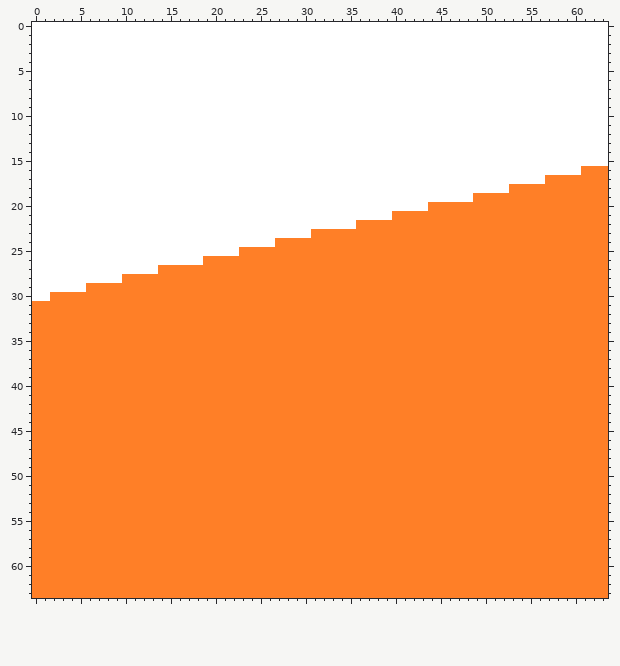
Pixel-art sprite -- Platformer/src/res/slope31x16.png. Above: the version before the commit.
The file is 64x64 pixels.
The same view after the edit:
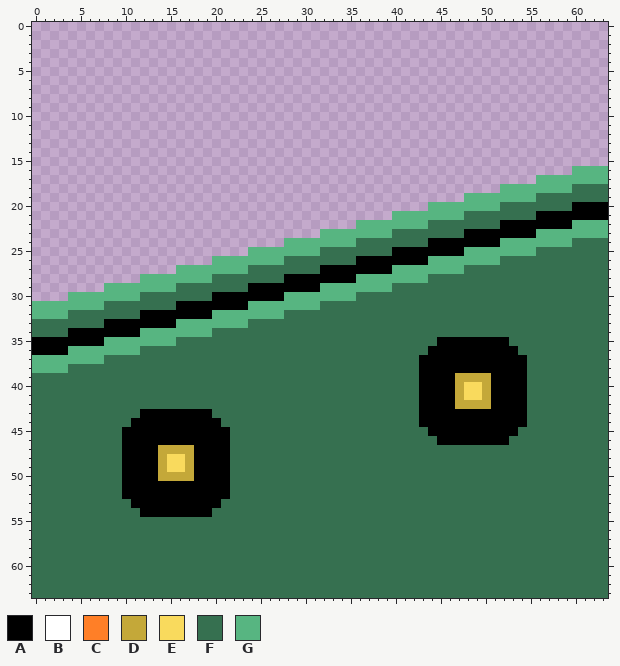
Palette (. is transparent): A #000000  B #ffffff  C #ff7f27  D #c4a839  E #f9da5d  F #367050  G #57b581
The edit:
Changed rows in their new state; - is an unchanged pixel.
first column x 0:
 0 ................................................................
 1 ................................................................
 2 ................................................................
 3 ................................................................
 4 ................................................................
 5 ................................................................
 6 ................................................................
 7 ................................................................
 8 ................................................................
 9 ................................................................
10 ................................................................
11 ................................................................
12 ................................................................
13 ................................................................
14 ................................................................
15 ................................................................
16 ............................................................GGGG
17 ........................................................GGGGGGGG
18 ....................................................GGGGGGGGFFFF
19 ................................................GGGGGGGGFFFFFFFF
20 ............................................GGGGGGGGFFFFFFFFAAAA
21 ........................................GGGGGGGGFFFFFFFFAAAAAAAA
22 ....................................GGGGGGGGFFFFFFFFAAAAAAAAGGGG
23 ................................GGGGGGGGFFFFFFFFAAAAAAAAGGGGGGGG
24 ............................GGGGGGGGFFFFFFFFAAAAAAAAGGGGGGGGFFFF
25 ........................GGGGGGGGFFFFFFFFAAAAAAAAGGGGGGGGFFFFFFFF
26 ....................GGGGGGGGFFFFFFFFAAAAAAAAGGGGGGGGFFFFFFFFFFFF
27 ................GGGGGGGGFFFFFFFFAAAAAAAAGGGGGGGGFFFFFFFFFFFFFFFF
28 ............GGGGGGGGFFFFFFFFAAAAAAAAGGGGGGGGFFFFFFFFFFFFFFFFFFFF
29 ........GGGGGGGGFFFFFFFFAAAAAAAAGGGGGGGGFFFFFFFFFFFFFFFFFFFFFFFF
30 ....GGGGGGGGFFFFFFFFAAAAAAAAGGGGGGGGFFFFFFFFFFFFFFFFFFFFFFFFFFFF
31 GGGGGGGGFFFFFFFFAAAAAAAAGGGGGGGGFFFFFFFFFFFFFFFFFFFFFFFFFFFFFFFF
32 GGGGFFFFFFFFAAAAAAAAGGGGGGGGFFFFFFFFFFFFFFFFFFFFFFFFFFFFFFFFFFFF
33 FFFFFFFFAAAAAAAAGGGGGGGGFFFFFFFFFFFFFFFFFFFFFFFFFFFFFFFFFFFFFFFF
34 FFFFAAAAAAAAGGGGGGGGFFFFFFFFFFFFFFFFFFFFFFFFFFFFFFFFFFFFFFFFFFFF
35 AAAAAAAAGGGGGGGGFFFFFFFFFFFFFFFFFFFFFFFFFFFFFAAAAAAAAFFFFFFFFFFF
36 AAAAGGGGGGGGFFFFFFFFFFFFFFFFFFFFFFFFFFFFFFFFAAAAAAAAAAFFFFFFFFFF
37 GGGGGGGGFFFFFFFFFFFFFFFFFFFFFFFFFFFFFFFFFFFAAAAAAAAAAAAFFFFFFFFF
38 GGGGFFFFFFFFFFFFFFFFFFFFFFFFFFFFFFFFFFFFFFFAAAAAAAAAAAAFFFFFFFFF
39 FFFFFFFFFFFFFFFFFFFFFFFFFFFFFFFFFFFFFFFFFFFAAAADDDDAAAAFFFFFFFFF
40 FFFFFFFFFFFFFFFFFFFFFFFFFFFFFFFFFFFFFFFFFFFAAAADEEDAAAAFFFFFFFFF
41 FFFFFFFFFFFFFFFFFFFFFFFFFFFFFFFFFFFFFFFFFFFAAAADEEDAAAAFFFFFFFFF
42 FFFFFFFFFFFFFFFFFFFFFFFFFFFFFFFFFFFFFFFFFFFAAAADDDDAAAAFFFFFFFFF
43 FFFFFFFFFFFFAAAAAAAAFFFFFFFFFFFFFFFFFFFFFFFAAAAAAAAAAAAFFFFFFFFF
44 FFFFFFFFFFFAAAAAAAAAAFFFFFFFFFFFFFFFFFFFFFFAAAAAAAAAAAAFFFFFFFFF
45 FFFFFFFFFFAAAAAAAAAAAAFFFFFFFFFFFFFFFFFFFFFFAAAAAAAAAAFFFFFFFFFF
46 FFFFFFFFFFAAAAAAAAAAAAFFFFFFFFFFFFFFFFFFFFFFFAAAAAAAAFFFFFFFFFFF
47 FFFFFFFFFFAAAADDDDAAAAFFFFFFFFFFFFFFFFFFFFFFFFFFFFFFFFFFFFFFFFFF
48 FFFFFFFFFFAAAADEEDAAAAFFFFFFFFFFFFFFFFFFFFFFFFFFFFFFFFFFFFFFFFFF
49 FFFFFFFFFFAAAADEEDAAAAFFFFFFFFFFFFFFFFFFFFFFFFFFFFFFFFFFFFFFFFFF
50 FFFFFFFFFFAAAADDDDAAAAFFFFFFFFFFFFFFFFFFFFFFFFFFFFFFFFFFFFFFFFFF
51 FFFFFFFFFFAAAAAAAAAAAAFFFFFFFFFFFFFFFFFFFFFFFFFFFFFFFFFFFFFFFFFF
52 FFFFFFFFFFAAAAAAAAAAAAFFFFFFFFFFFFFFFFFFFFFFFFFFFFFFFFFFFFFFFFFF
53 FFFFFFFFFFFAAAAAAAAAAFFFFFFFFFFFFFFFFFFFFFFFFFFFFFFFFFFFFFFFFFFF
54 FFFFFFFFFFFFAAAAAAAAFFFFFFFFFFFFFFFFFFFFFFFFFFFFFFFFFFFFFFFFFFFF
55 FFFFFFFFFFFFFFFFFFFFFFFFFFFFFFFFFFFFFFFFFFFFFFFFFFFFFFFFFFFFFFFF
56 FFFFFFFFFFFFFFFFFFFFFFFFFFFFFFFFFFFFFFFFFFFFFFFFFFFFFFFFFFFFFFFF
57 FFFFFFFFFFFFFFFFFFFFFFFFFFFFFFFFFFFFFFFFFFFFFFFFFFFFFFFFFFFFFFFF
58 FFFFFFFFFFFFFFFFFFFFFFFFFFFFFFFFFFFFFFFFFFFFFFFFFFFFFFFFFFFFFFFF
59 FFFFFFFFFFFFFFFFFFFFFFFFFFFFFFFFFFFFFFFFFFFFFFFFFFFFFFFFFFFFFFFF
60 FFFFFFFFFFFFFFFFFFFFFFFFFFFFFFFFFFFFFFFFFFFFFFFFFFFFFFFFFFFFFFFF
61 FFFFFFFFFFFFFFFFFFFFFFFFFFFFFFFFFFFFFFFFFFFFFFFFFFFFFFFFFFFFFFFF
62 FFFFFFFFFFFFFFFFFFFFFFFFFFFFFFFFFFFFFFFFFFFFFFFFFFFFFFFFFFFFFFFF
63 FFFFFFFFFFFFFFFFFFFFFFFFFFFFFFFFFFFFFFFFFFFFFFFFFFFFFFFFFFFFFFFF
Where, in picture pixels (left, top, right, bottom), the same in both pictures:
changed: (32, 22, 608, 598)
